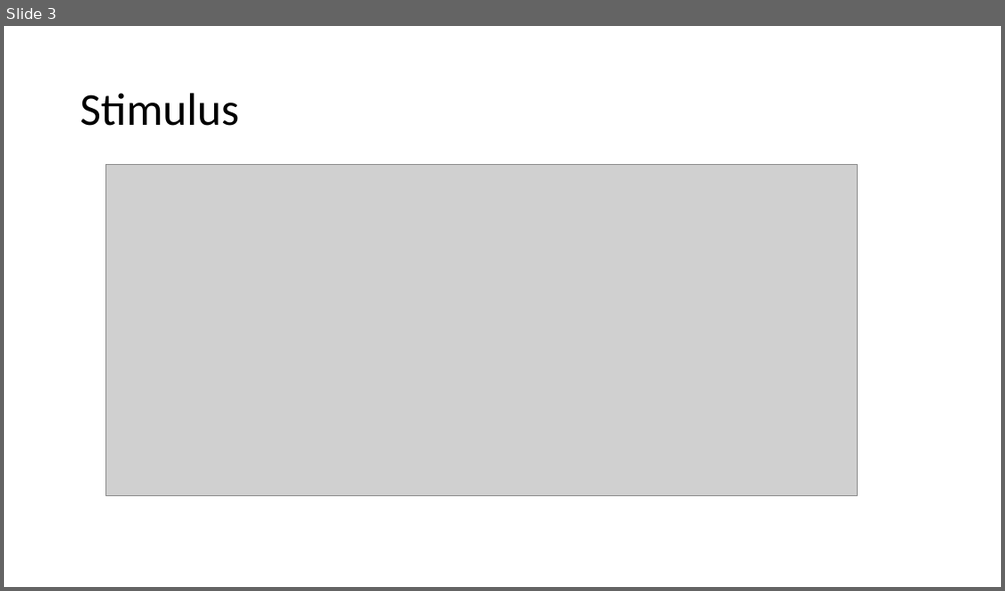
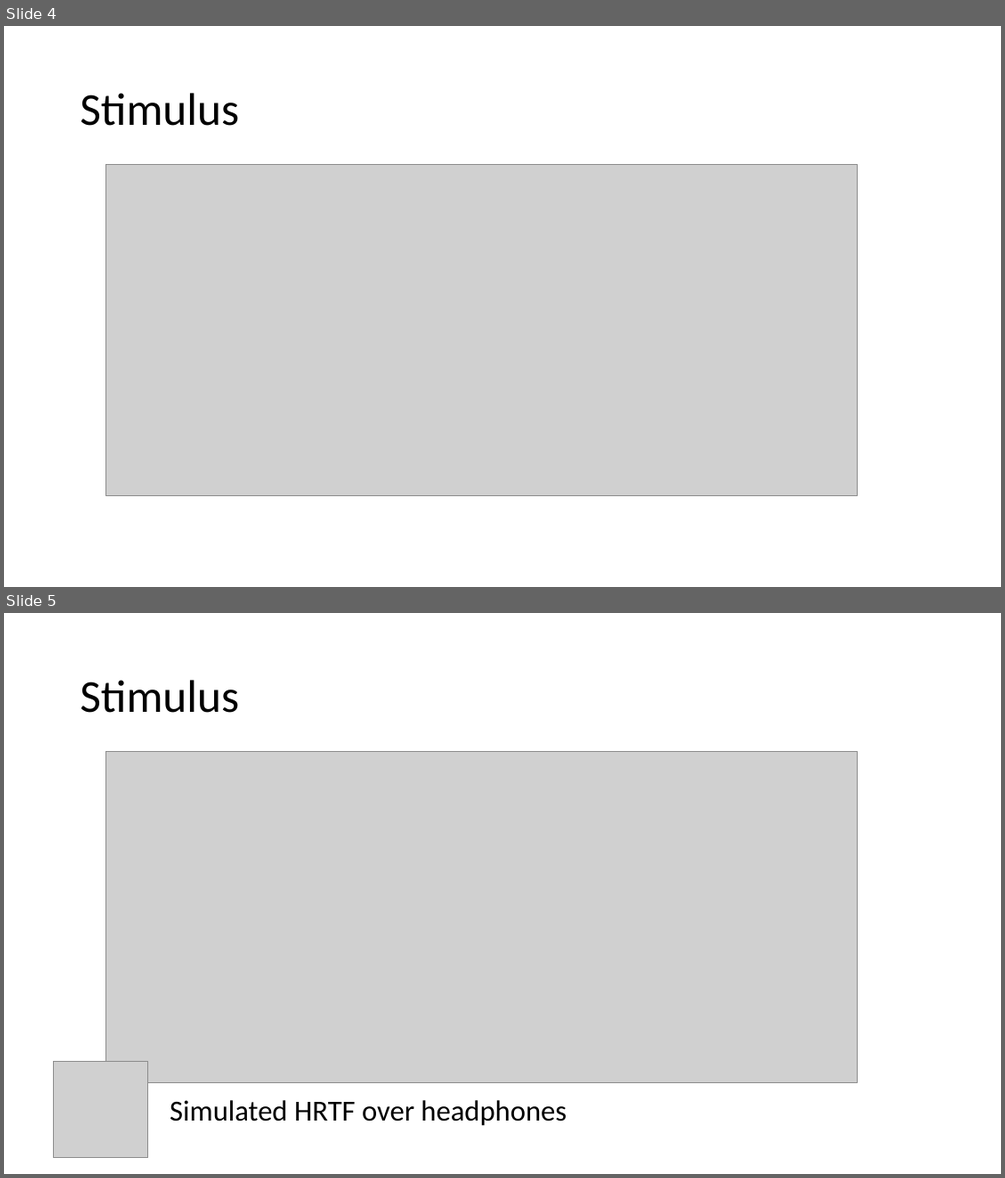
Before and after one commit to haberdashPI/german_track, a slide deck: presentations/ARO_2021/adapting_auditory_attention.pptx. Shown one above the other, each under a label of ours: slide 3 before the commit, slides 4 and 5 after it. The pictures are 1005x591 and 1005x1178 pixels, drawn with LibreOffice and Linux fonts; fonts in the diff are those of the drawing; grey boxes stand for pictures. Boxes give left, top, right and bottom in pixels: in the first picture for what was removed or moved away, otherwise in the second. Text is boxed around its words. In the diff, an @@ line names an element or a change of style, - is before the commit and + after.

```diff
--- a/presentations/ARO_2021/adapting_auditory_attention.pptx
+++ b/presentations/ARO_2021/adapting_auditory_attention.pptx
@@ slide 5 added at (4,613,1001,1174), background #FFFFFF @@
@@ title added at (80,680,239,713), 44 pt, text #000000 @@
+Stimulus
@@ picture added at (106,751,858,1083) @@
@@ picture added at (53,1062,147,1158) @@
@@ text added at (170,1100,566,1126), 28 pt, text #000000 @@
+Simulated HRTF over headphones
@@ what was slide 3 is now slide 4 @@
```
Also in this commit, not shown: 17 slides changed, 2 other slides added, 21 slides removed.
